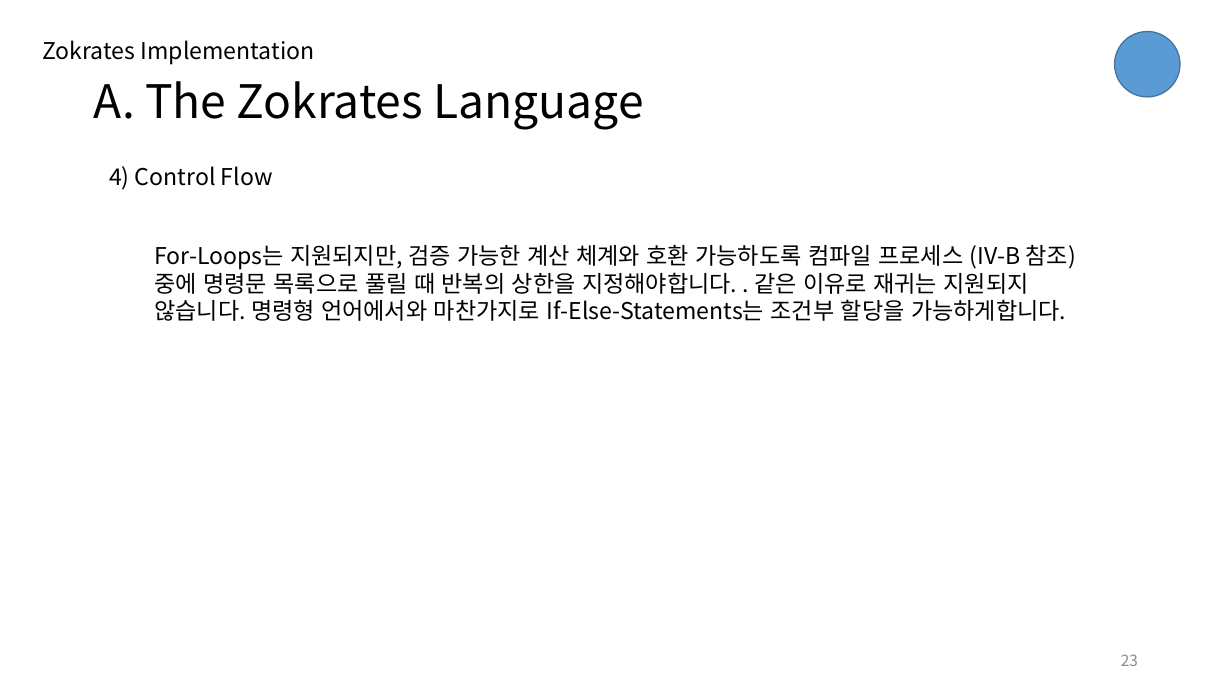
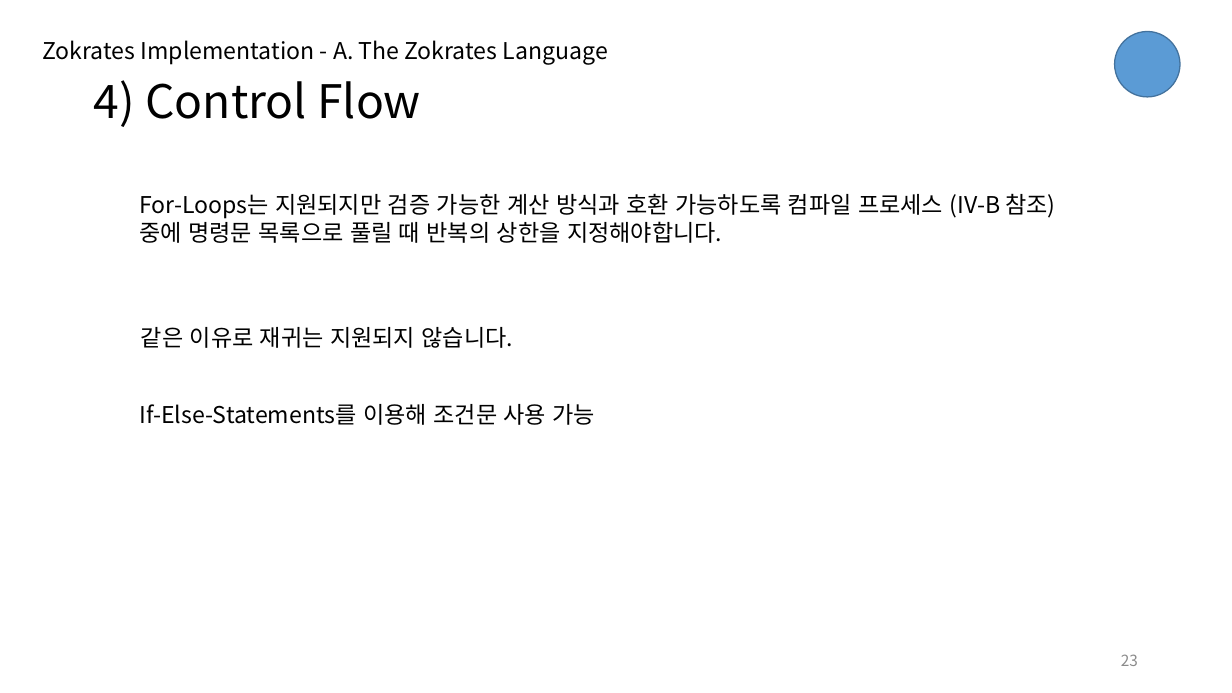
Before and after one commit to djm02309/paper, a slide deck: slide 23 of zokrates/ZoKrates.pptx. Drawn at 1232x693 pixels with LibreOffice and Linux fonts; fonts in the diff are those of the drawing. Boxes give left, top, right and bottom in pixels: in the first picture for what was removed or moved away, otherwise in the second. Text is boxed around its words. In the diff, an @@ line names an element or a change of style, - is before the commit and + after.

```diff
--- a/zokrates/ZoKrates.pptx
+++ b/zokrates/ZoKrates.pptx
@@ text at [43, 40, 608, 64]: text changed @@
-Zokrates Implementation
+Zokrates Implementation - A. The Zokrates Language
@@ title at [94, 80, 420, 127]: text changed @@
-A. The Zokrates Language
+4) Control Flow
@@ text removed at [109, 166, 273, 190] @@
-4) Control Flow
@@ text at [139, 193, 1055, 243]: text changed @@
-For-Loops는 지원되지만, 검증 가능한 계산 체계와 호환 가능하도록 컴파일 프로세스 (IV-B 참조) 중에 명령문 목록으로 풀릴 때 반복의 상한을 지정해야합니다. . 같은 이유로 재귀는 지원되지 않습니다. 명령형 언어에서와 마찬가지로 If-Else-Statements는 조건부 할당을 가능하게합니다.
+For-Loops는 지원되지만 검증 가능한 계산 방식과 호환 가능하도록 컴파일 프로세스 (IV-B 참조) 중에 명령문 목록으로 풀릴 때 반복의 상한을 지정해야합니다.
@@ text added at [141, 327, 513, 348], 18 pt, text #000000 @@
+같은 이유로 재귀는 지원되지 않습니다.
@@ text added at [139, 404, 596, 425], 18 pt, text #000000 @@
+If-Else-Statements를 이용해 조건문 사용 가능
```
Also in this commit, not shown: 24 other slides changed.
